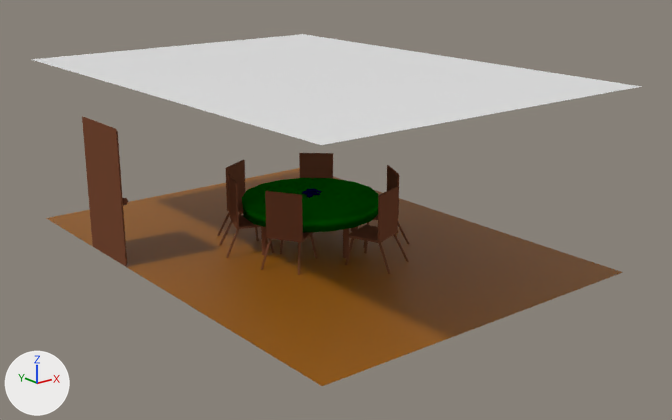
What one commit did to the Blender file TexasHoldemPoker/TexasHoldemPoker/Assets/Blender Files/MenuScene.blend.
Both versions are drawn from a 50 mm camera at (-1.035, -1.373, 0.604) aimed at (0.021, -0.053, 0.076). The lights are fixed; the arrows at lower left show +X, +Y and +Z.

The scene before the commit, as lines of its bpy script (objects in view):
```python
me_cube_002 = bpy.data.meshes.new('Cube.002')
me_cube_002.from_pydata(...)  # 1632 vertices, 888 faces; spans x -171.0..13.0, y -6.0..6.0, z -2.0..1.0
me_cube_002.materials.append(mat_wood)  # brown #774934
me_plane_000 = bpy.data.meshes.new('Plane.000')
me_plane_000.from_pydata([(-1.0, -1.0, 0.0), (1.0, -1.0, 0.0), (-1.0, 1.0, 0.0), (1.0, 1.0, 0.0)], [], [(0, 1, 3, 2)])
me_plane_000.materials.append(mat_carpet)  # its picture is missing
me_plane_003 = bpy.data.meshes.new('Plane.003')
me_plane_003.from_pydata([(-1.0, -1.0, 0.0), (1.0, -1.0, 0.0), (-1.0, 1.0, 0.0), (1.0, 1.0, 0.0)], [], [(0, 1, 3, 2)])
ob_celing = bpy.data.objects.new('Celing', me_plane_003)
ob_celing.location = (0.0, 0.0, 0.334)
ob_celing.rotation_euler = (0.0, 3.142, 0.0)  # degrees (0, 180, 0)
ob_celing.scale = (0.341, 0.475, 0.341)
ob_chairs = bpy.data.objects.new('Chairs', me_cube_002)
ob_chairs.location = (-0.118, -0.078, 0.096)
ob_chairs.rotation_euler = (0.0, 0.0, 0.541)  # degrees (0, 0, 31)
ob_chairs.scale = (-0.00191, 0.0348, 0.044)
ob_floor = bpy.data.objects.new('Floor', me_plane_000)
ob_floor.location = (0.0, 0.0, -0.001)
ob_floor.rotation_euler = (0.0, 6.283, 0.0)  # degrees (0, 360, 0)
ob_floor.scale = (0.341, 0.475, 0.341)
# also in view: 'Door' at (-0.332, 0.174, 0.128); 'Cloth' at (-0.002, -0.003, 0.081)
```
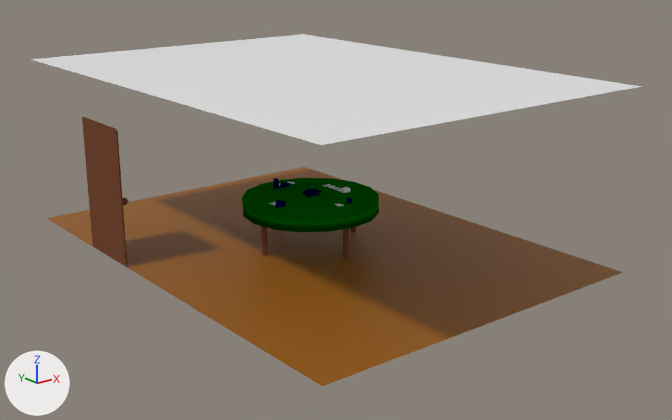
Commit message: Added small details to the menu scene

What differs and where, as boxes (x1, y1, x2, y2) in the pictures (672 x 420 px):
'Chairs', deleted (brown): before (217, 153, 409, 275)
'Cards', added: after (269, 182, 350, 207)

What changed in the scene script:
```text
Add me_plane:
    me_plane.from_pydata(...)  # 52 vertices, 17 faces; spans x -14.4..19.0, y -24.4..1.2, z -0.9..0.1
Remove ob_chairs:
    ob_chairs = bpy.data.objects.new('Chairs', me_cube_002)
    ob_chairs.location = (-0.118, -0.078, 0.096)
    ob_chairs.rotation_euler = (0.0, 0.0, 0.541)  # degrees (0, 0, 31)
    ob_chairs.scale = (-0.00191, 0.0348, 0.044)
Add ob_cards:
    ob_cards = bpy.data.objects.new('Cards', me_plane)
    ob_cards.location = (0.002, -0.085, 0.097)
    ob_cards.scale = (-0.0051, -0.00787, -0.00787)
```
